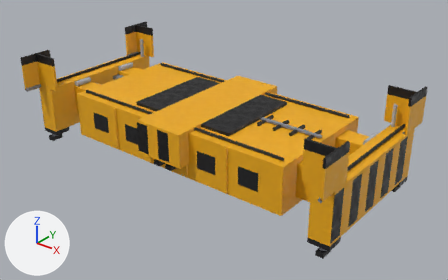
An edit to the glTF model src/sims/terminal-twin/assets/models/hero-equipment/hero-spreader-sts.glb, drawn before and after from the same camera.
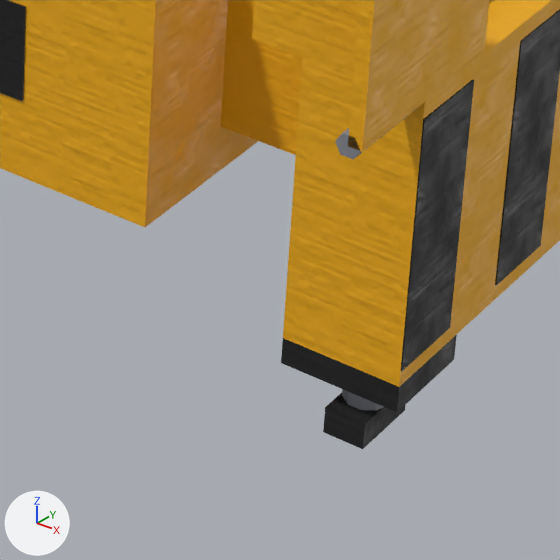
The first picture shows the older version from a 50 mm camera at (6.28, -7.52, 5.03) aimed at (0.27, 0.0, 0.36). The close-ups show the older and then the newer version on the part from 57% to 81% of the width and 62% to 100% of the height of that picture. Only the edits that show in the close-ups are written down. The axes (+X, +Y, +Z) are drawn at lower left. The lights are the same throughout. Where no turn or scale is listed for an object, it has been applied to the vertices. Vertices at exactly the same position are counted once.

In view in the first close-up: 'spreader_geo', 'spreader_tele_fore_geo', 'twistlock_fore_land_geo'.
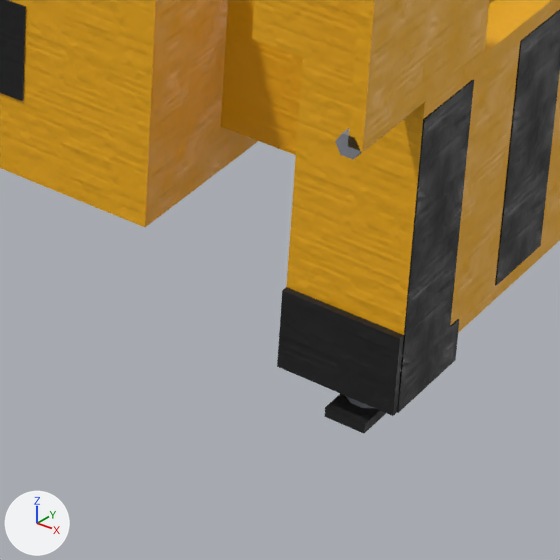
Where the newer file only moved an object's origin or applied its transform, the numbers keep the older frame.

Changed parts and their boxes (x1, y1, x2, y2) in the close-ups (560 x 560 px; the box of a moved part takes in the faces that stretch with it):
'spreader_tele_fore_geo', reshaped: before (252, 0, 560, 412); after (252, 0, 560, 416)
'twistlock_fore_land_geo', reshaped: before (323, 389, 406, 449); after (324, 394, 386, 433)
part 1 of me_twistlock_aft_land_geo, added (mostly hidden): after (346, 396, 373, 408)
part 2 of me_twistlock_aft_land_geo, deleted: before (342, 389, 383, 410)
part 3 of me_twistlock_aft_land_geo, moved or reshaped: before (323, 404, 406, 449); after (324, 411, 386, 433)
part 4 of me_spreader_tele_fore_geo, added: after (277, 287, 459, 416)

The change, as a list of edits to the scene's bpy script:
```text
Change me_twistlock_aft_land_geo:
    used by ob_twistlock_fore_land_geo; parent = ob_twistlock_fore_land; location = (0.0, 0.0, -0.02); scale = (0.12, 0.12, 0.12)
    remove me_twistlock_aft_land_geo.from_pydata(...)  # 28 vertices, 48 faces; spans x -0.54..0.54, y -0.92..0.92, z -1.0..1.0
    add me_twistlock_aft_land_geo.from_pydata(...)  # 44 vertices, 76 faces; spans x -0.5..0.5, y -0.92..0.92, z -1.0..1.0
    me_twistlock_aft_land_geo part 1: a new loose piece, a 10-sided cylinder along z spanning x -0.46..0.46, y -0.44..0.44, z -0.33..1.0, in mat_hero_spreader
    me_twistlock_aft_land_geo part 2: the loose piece of 20 vertices spanning x -0.54..0.54, y -0.52..0.52, z -0.33..1.0 is deleted
    me_twistlock_aft_land_geo part 3
    4 vertices are removed from x -0.5..0.5, y -0.92..0.92, z -1.0
    10 faces are deleted
    4 vertices are added at (0.5, -0.92, -0.58), (0.5, 0.92, -0.58), (-0.5, 0.92, -0.58), (-0.5, -0.92, -0.58)
    10 new faces join them
    other edits to the shape of me_twistlock_aft_land_geo do not show in these pictures
Change me_spreader_tele_fore_geo:
    used by ob_spreader_tele_fore_geo; location = (0.817, 0.0, 0.785)
    remove me_spreader_tele_fore_geo.from_pydata(...)  # 240 vertices, 412 faces; spans x -2.28..2.28, y -1.55..1.55, z -0.77..0.77
    add me_spreader_tele_fore_geo.from_pydata(...)  # 278 vertices, 484 faces; spans x -2.28..2.28, y -1.55..1.55, z -0.8..0.76
    me_spreader_tele_fore_geo part 4: 10 vertices added at x 1.92..2.28, y -1.27..-0.95, z -0.76..-0.52
    other edits to the shape of me_spreader_tele_fore_geo do not show in these pictures
```
